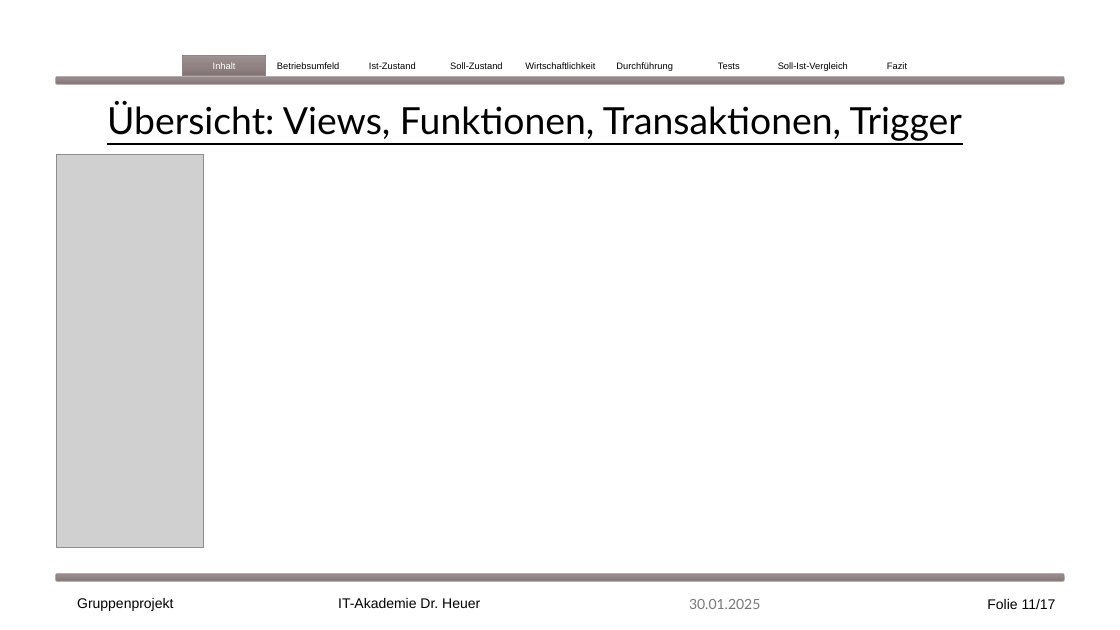
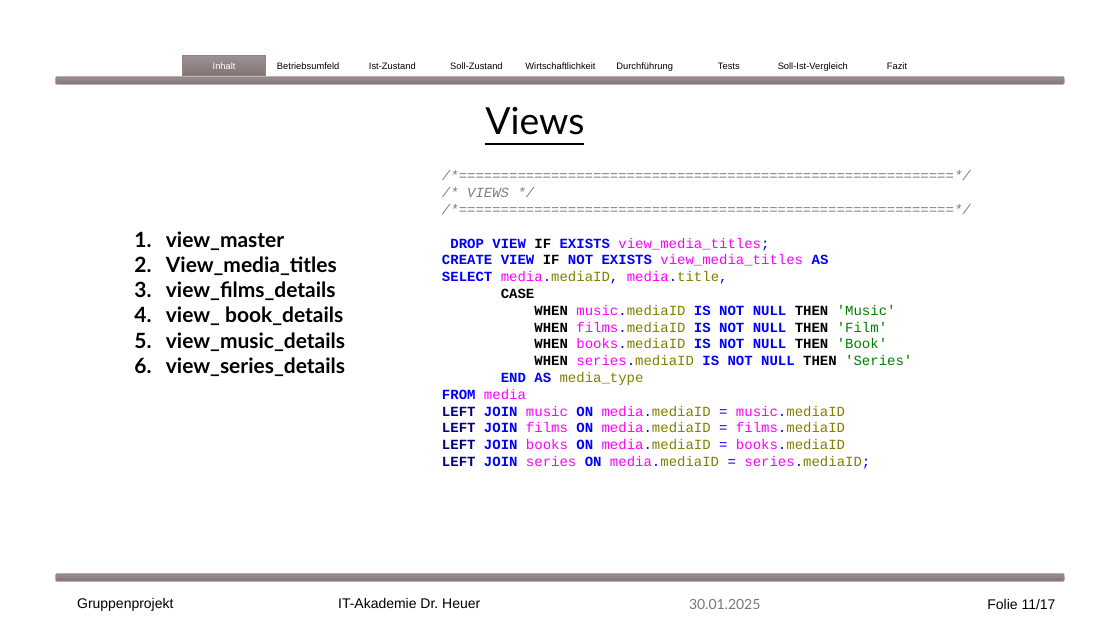
Before and after one commit to EkaterinaShmeleva/MediaManagementSystem, a slide deck: slide 11 of Medienverwaltungsdatenbank Gruppe1.pptx. Drawn at 1120x630 pixels with LibreOffice and Linux fonts; fonts in the diff are those of the drawing; grey boxes stand for pictures. Boxes give left, top, right and bottom in pixels: in the first picture for what was removed or moved away, otherwise in the second. Text is boxed around its words. In the diff, an @@ line names an element or a change of style, - is before the commit and + after.

```diff
--- a/Medienverwaltungsdatenbank Gruppe1.pptx
+++ b/Medienverwaltungsdatenbank Gruppe1.pptx
@@ text at box(485, 107, 584, 135): text changed @@
-Übersicht: Views, Funktionen, Transaktionen, Trigger
+Views
@@ picture removed at box(57, 154, 203, 547) @@
@@ text added at box(442, 188, 912, 469), 12 pt, text #808080 @@
+/*===========================================================*/
+/* VIEWS */
+/*===========================================================*/
+DROP VIEW IF EXISTS view_media_titles;
+CREATE VIEW IF NOT EXISTS view_media_titles AS
+SELECT media.mediaID, media.title,
+CASE
+WHEN music.mediaID IS NOT NULL THEN 'Music'
+WHEN films.mediaID IS NOT NULL THEN 'Film'
+WHEN books.mediaID IS NOT NULL THEN 'Book'
+WHEN series.mediaID IS NOT NULL THEN 'Series'
+END AS media_type
+FROM media
+LEFT JOIN music ON media.mediaID = music.mediaID
+LEFT JOIN films ON media.mediaID = films.mediaID
+LEFT JOIN books ON media.mediaID = books.mediaID
+LEFT JOIN series ON media.mediaID = series.mediaID;
@@ text added at box(166, 231, 345, 376), 18 pt, text #000000, bold @@
+1. view_master
+2. View_media_titles
+3. view_films_details
+4. view_ book_details
+5. view_music_details
+6. view_series_details
```
Also in this commit, not shown: 4 other slides changed, 1 other file.
